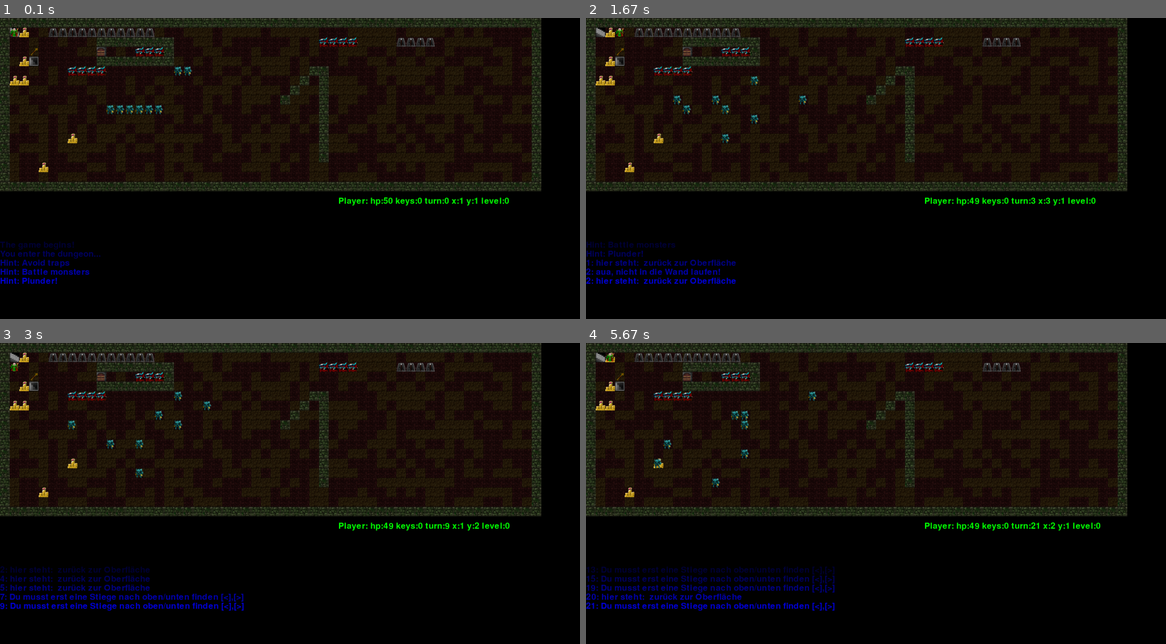
Above: before the commit, frames 1-4 (two rows, left to right).
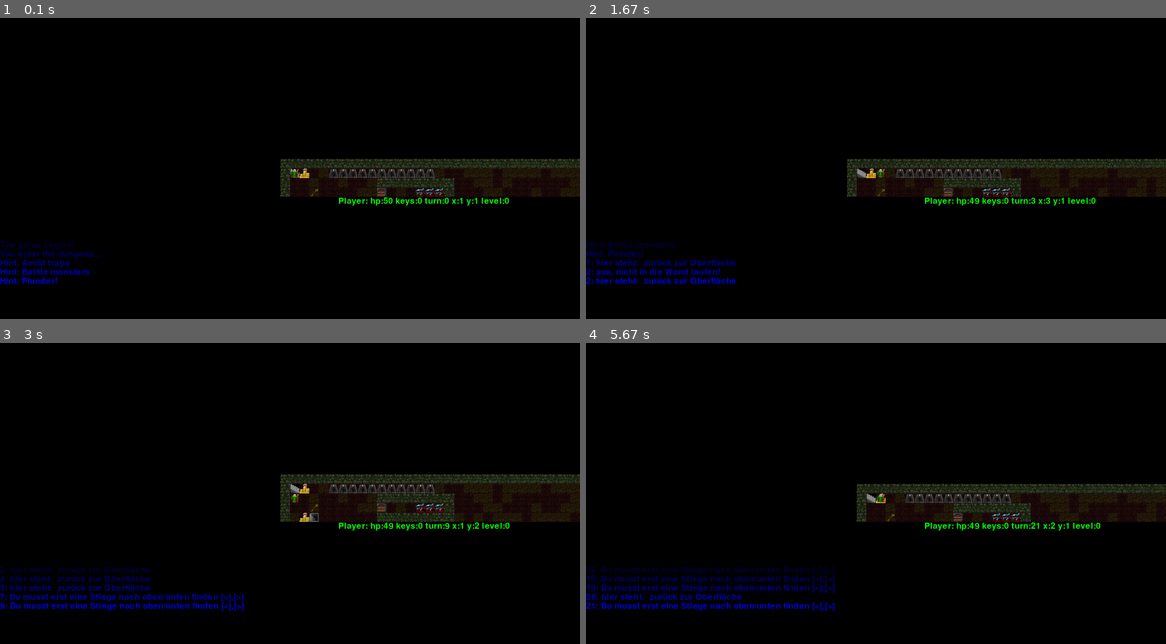
Above: after the commit, the same moments.

Repository: horstjens/spielend-programmieren
Game: pygame game, started from pyrogue/pygamerogue.py
Two runs of this game, one before a commit and one after it. Both use one fixed random seed, a clock stepped at 60 frames per second and the inputs below.
Inputs:
- Up to frame 1 (0.1 s): no input
- Up to frame 2 (1.67 s): hold Right 0.33-0.8 s; hold Up 0.83-1.13 s; hold Right 1.17-1.63 s
- Up to frame 3 (3 s): hold Left 1.67-2.2 s; tap . at 1.82 s; hold Down 2.23-2.53 s; tap < at 2.38 s; hold Left 2.57-2.97 s; tap > at 2.72 s
- Up to frame 4 (5.67 s): hold Up 3-3.37 s; tap . at 3.15, 4.62 s; hold Right 3.4-4.03 s; tap < at 3.55, 5.12 s; hold Down 4.07-4.43 s; tap > at 4.22, 5.62 s; hold Left 4.47-4.93 s; hold Right 4.97-5.43 s; hold Up from 5.47 s (still down)

The runs differ from the first frame. In frame 1, 38% of the frame differs, in the area x 0-100%, y 0-60%; in frame 2, 38%; in frame 3, 38%; in frame 4, 38%.

Commit message:
scrolling funktioniert

Diff:
--- a/pyrogue/pygamerogue.py
+++ b/pyrogue/pygamerogue.py
@@ -430,6 +430,9 @@
         self.level = self.levels[0]
         self.seconds = 0
         self.turns = 0
+        self.level = self.levels[self.player.z]
+        self.background = pygame.Surface((self.level.width*SIDE, self.level.depth*SIDE))
+        #self.black = pygame.Surface((self.level.width*SIDE, self.level.depth*SIDE))
 
     def paint(self):
         for y in range(self.level.depth):
@@ -446,8 +449,10 @@
                     self.background.blit(loot.bild, (x * SIDE, y * SIDE))
                 for key in [k for k in self.level.keys if k.x == x and k.y == y and not k.carried]:
                     self.background.blit(key.bild, (x * SIDE, y * SIDE))
-        self.scrollx = 0
-        self.scrolly = 0
+
+        self.scrollx = self.width / 2 - self.player.x * SIDE
+        self.scrolly = self.height / 2 - self.player.y * SIDE
+        self.screen.fill((0,0,0))
         self.screen.blit(self.background, (self.scrollx, self.scrolly))
 
         # ---- paint monsters ---
@@ -473,8 +478,6 @@
         self.clock = pygame.time.Clock()
         running = True
         self.status = ["The game begins!","You enter the dungeon...", "Hint: Avoid traps", "Hint: Battle monsters", "Hint: Plunder!"]
-        self.level = self.levels[self.player.z]
-        self.background = pygame.Surface((self.level.width*SIDE, self.level.depth*SIDE))
         while running and self.player.hitpoints > 0:
             self.seconds = self.clock.tick(self.fps)/1000.0  # seconds since last frame
             for event in pygame.event.get():
Renamed: pyrogue/pygameroguedemo.py -> pyrogue/demo.py
